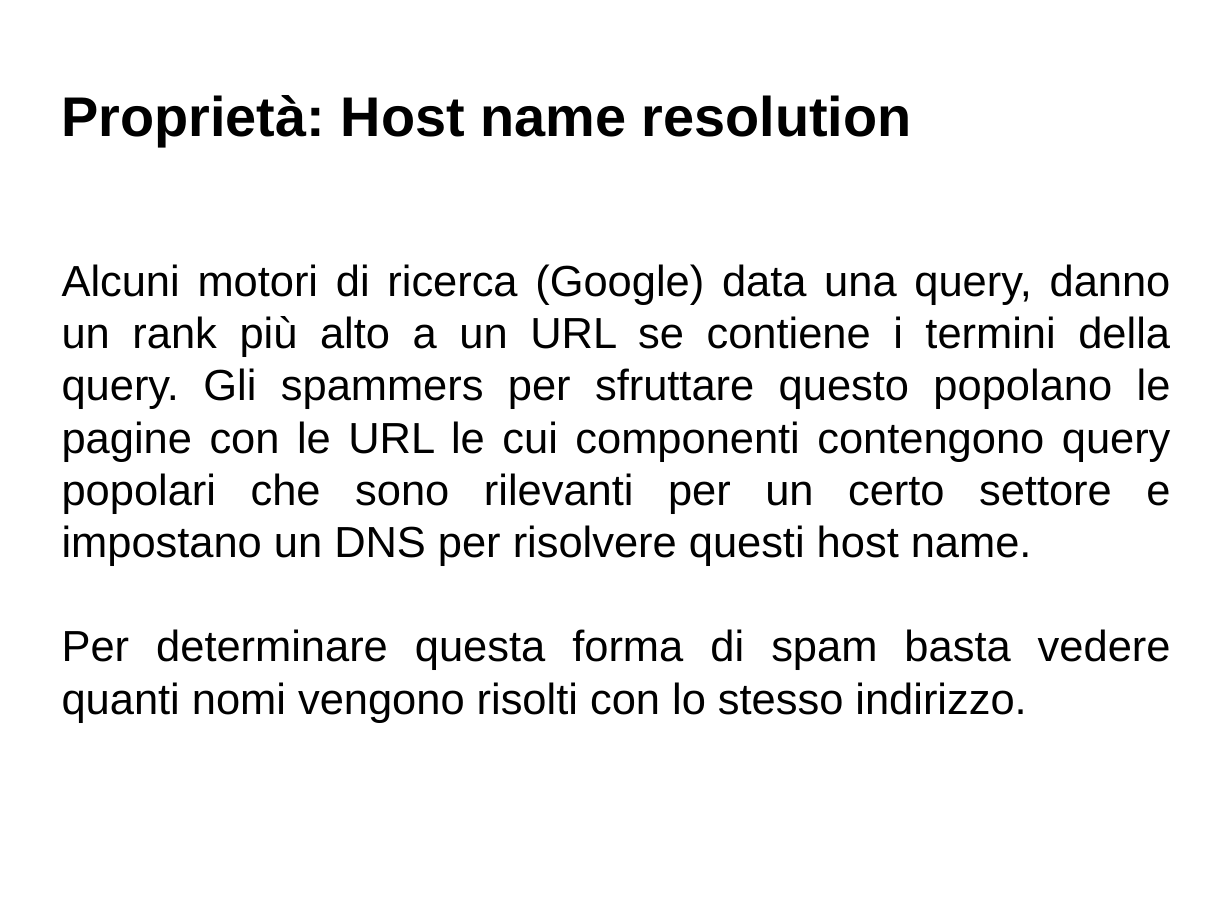
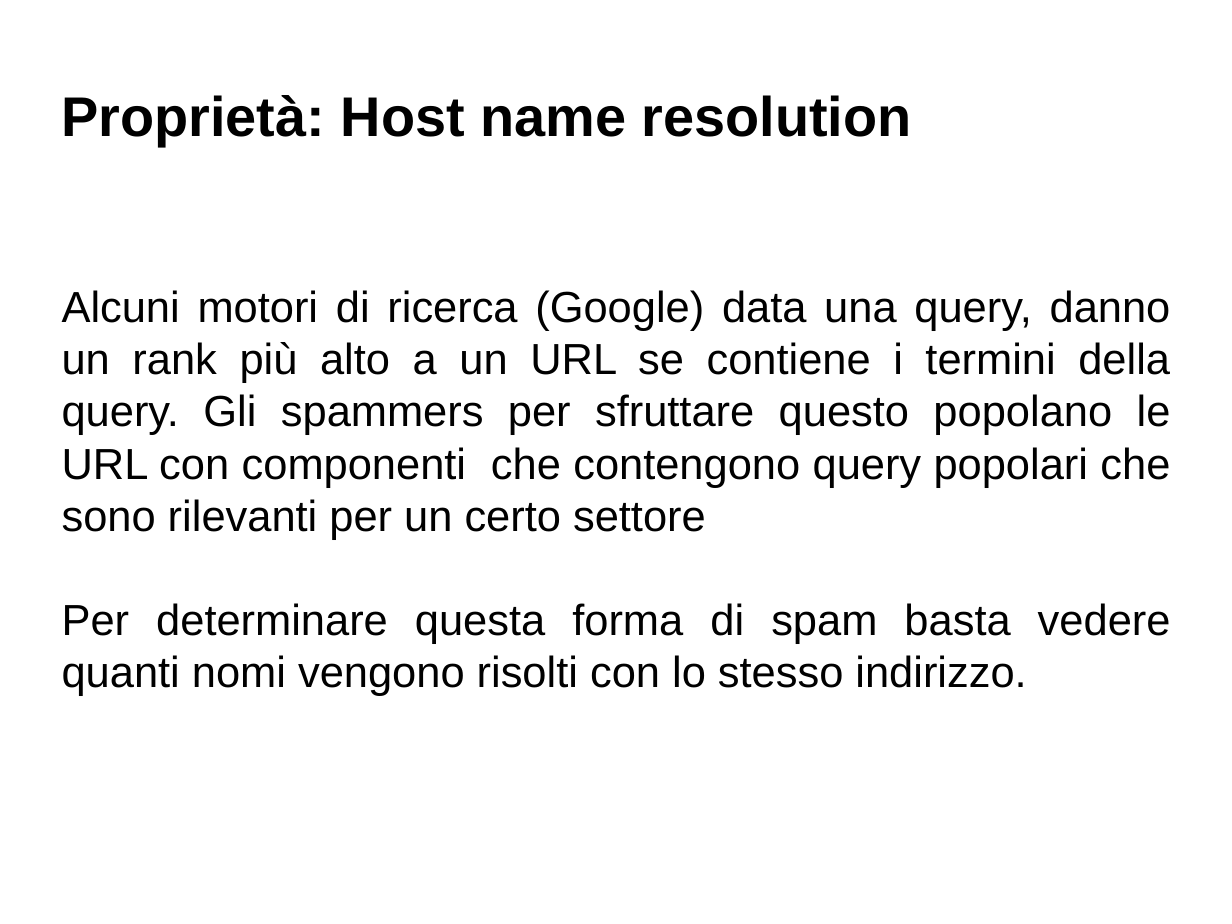
Before and after one commit to Toolanto/presentation, a slide deck: slide 13 of presentazione.odp. Drawn at 1232x924 pixels with LibreOffice and Linux fonts; fonts in the diff are those of the drawing; background and template pictures are left out. Boxes give left, top, right and bottom in pixels: in the first picture for what was removed or moved away, otherwise in the second. Text is boxed around its words. In the diff, an @@ line names an element or a change of style, - is before the commit and + after.

```diff
--- a/presentazione.odp
+++ b/presentazione.odp
@@ subtitle at (x1=62, y1=290, x2=1171, y2=540): text changed @@
-Alcuni motori di ricerca (Google) data una query, danno un rank più alto a un URL se contiene i termini della query. Gli spammers per sfruttare questo popolano le pagine con le URL le cui componenti contengono query popolari che sono rilevanti per un certo settore e impostano un DNS per risolvere questi host name.
+Alcuni motori di ricerca (Google) data una query, danno un rank più alto a un URL se contiene i termini della query. Gli spammers per sfruttare questo popolano le URL con componenti che contengono query popolari che sono rilevanti per un certo settore
```
Also in this commit, not shown: 7 other slides changed, 3 slides added, 1 slide removed.
